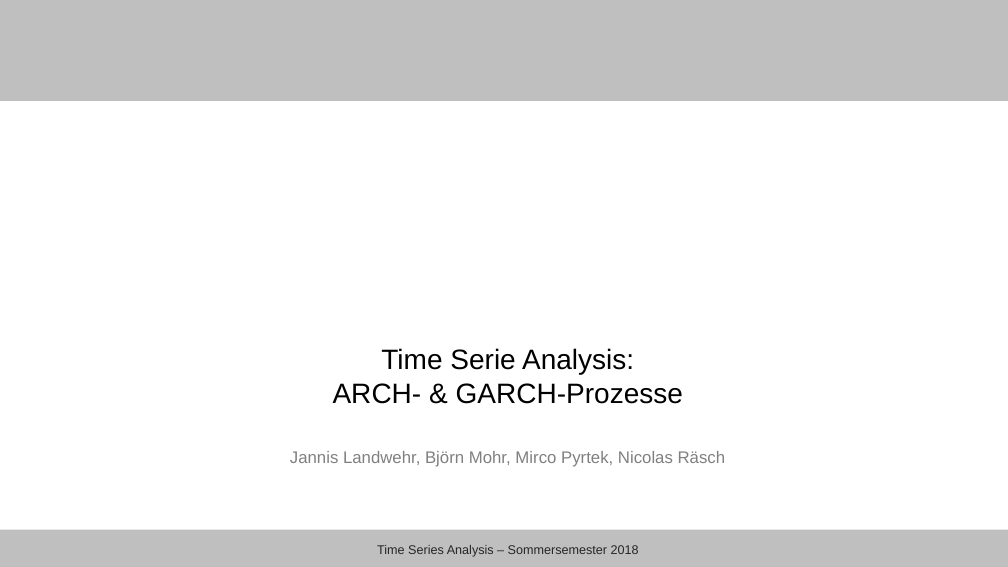
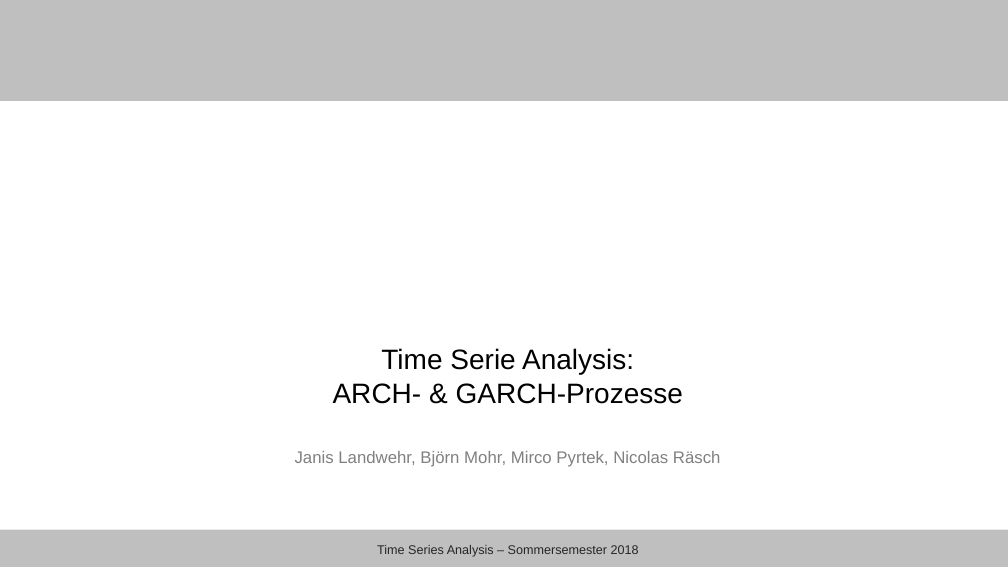
Before and after one commit to Janis90/time-series-anaysis, a slide deck: slide 1 of presentation/tsa_presentation_final.pptx. Drawn at 1008x567 pixels with LibreOffice and Linux fonts; fonts in the diff are those of the drawing; background and template pictures are left out. Boxes give left, top, right and bottom in pixels: in the first picture for what was removed or moved away, otherwise in the second. Text is boxed around its words. In the diff, an @@ line names an element or a change of style, - is before the commit and + after.

```diff
--- a/presentation/tsa_presentation_final.pptx
+++ b/presentation/tsa_presentation_final.pptx
@@ text at (295,451,721,467): text changed @@
-Jannis Landwehr, Björn Mohr, Mirco Pyrtek, Nicolas Räsch
+Janis Landwehr, Björn Mohr, Mirco Pyrtek, Nicolas Räsch
```
Also in this commit, not shown: 5 other slides changed.
